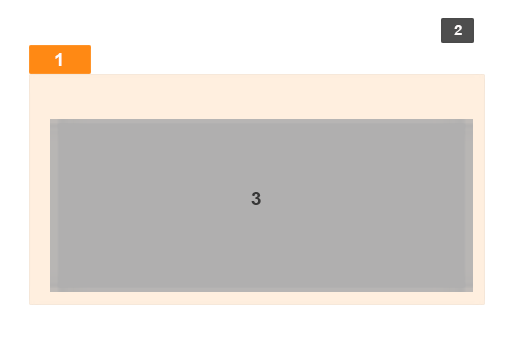
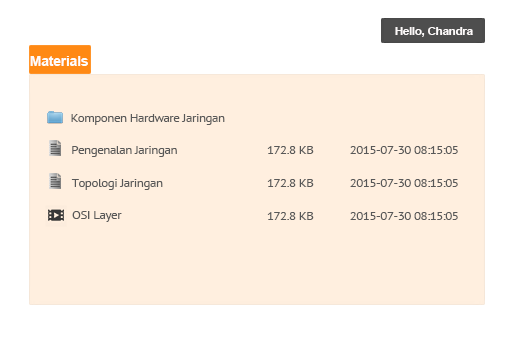
Revision of a layered (511, 338) image; what changed, layer by layer:
added layer "date copy 2" in group "Memo" over [350, 212, 458, 220]
added layer "date copy" in group "Memo" over [350, 179, 458, 187]
added layer "date" in group "Memo" over [350, 146, 458, 154]
added layer "size copy 2" in group "Memo" over [267, 212, 314, 220]
added layer "size copy" in group "Memo" over [267, 179, 314, 187]
added layer "size" in group "Memo" over [267, 146, 314, 154]
added layer "osi" in group "Memo" over [72, 211, 122, 222]
added layer "folders_PNG8739" in group "Memo" over [47, 111, 63, 124]
added layer "komponen" in group "Memo" over [71, 114, 225, 125]
added layer "Video-512" in group "Memo" over [46, 205, 67, 227]
added layer "topologi" in group "Memo" over [71, 179, 163, 190]
added layer "upload-file-icon-png-28 copy" in group "Memo" over [49, 173, 61, 189]
added layer "upload-file-icon-png-28" in group "Memo" over [49, 140, 61, 156]
renamed "8" to "pengenalan", showed it, moved it above "7", painted on it over [72, 114, 423, 157]
hid "5" (2nd of 4, in "Memo"), painted on it over [251, 192, 261, 205]
renamed "2" to "account", painted on it over [395, 25, 473, 37]
painted on "1" (1st of 2, in "Memo") over [30, 53, 88, 66]
hid "edit copy" over [50, 119, 473, 292]
painted on "account" (2nd of 2, in "Memo") over [382, 19, 484, 42]
